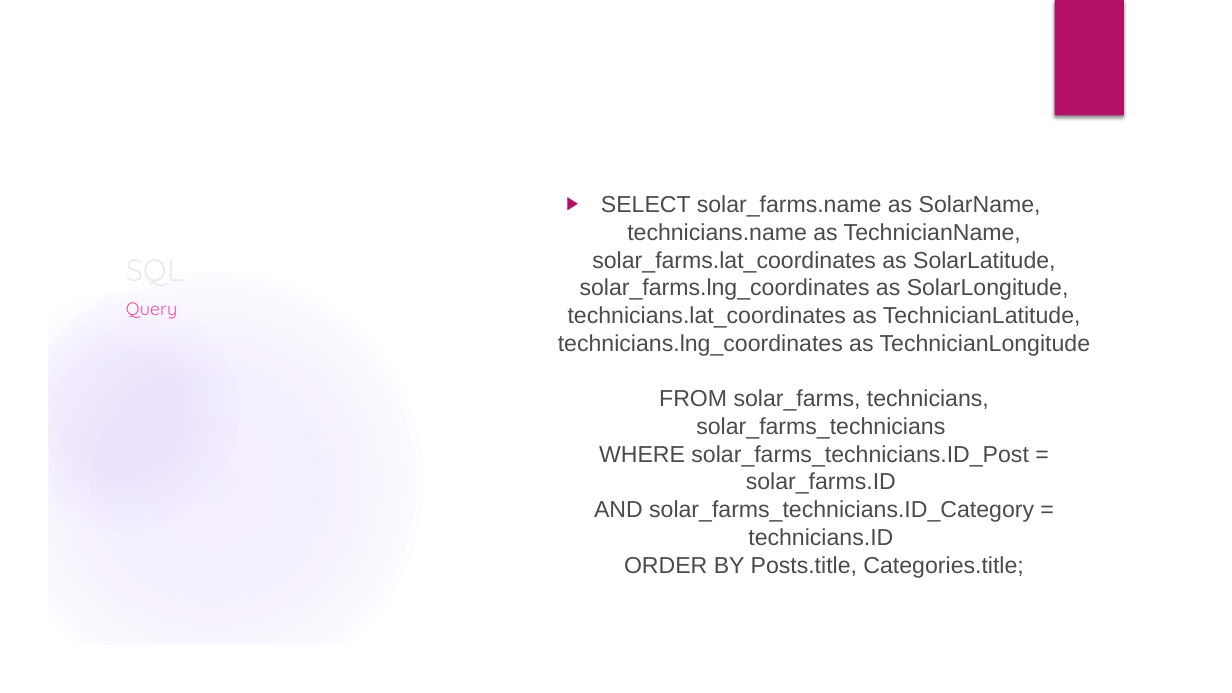
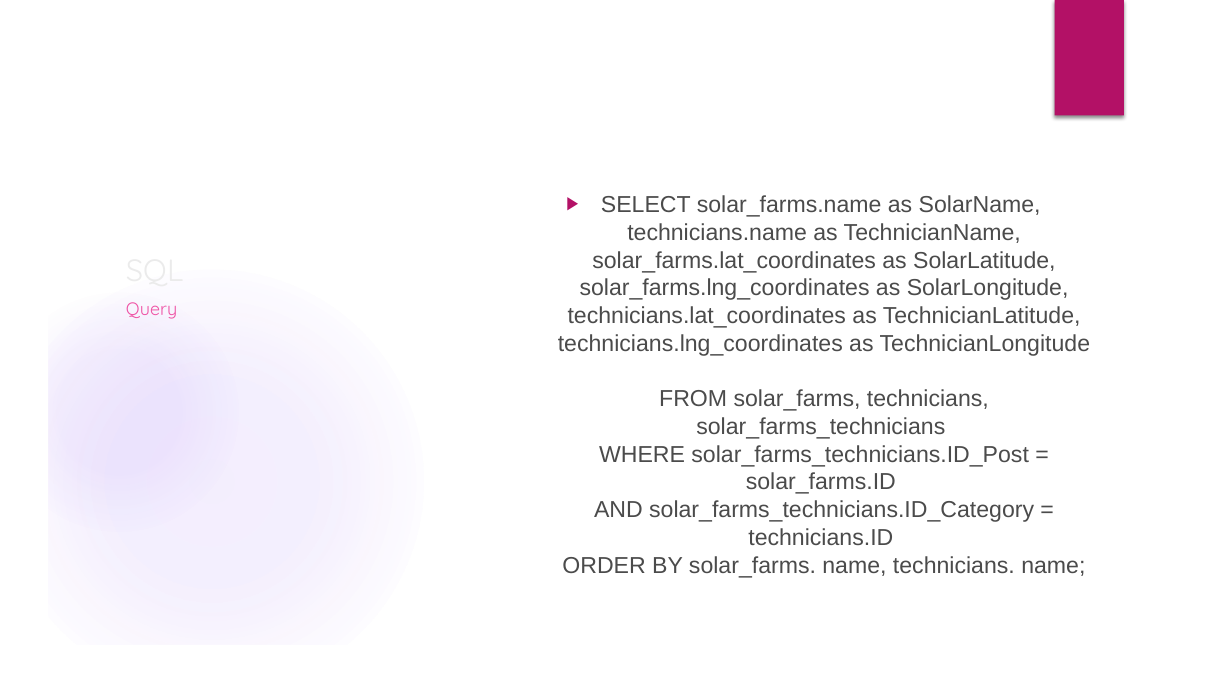
Before and after one commit to alejandroAvalos/react-maps, a slide deck: slide 3 of SQL.pptx. Drawn at 1232x693 pixels with LibreOffice and Linux fonts; fonts in the diff are those of the drawing; background and template pictures are left out. Boxes give left, top, right and bottom in pixels: in the first picture for what was removed or moved away, otherwise in the second. Text is boxed around its words. In the diff, an @@ line names an element or a change of style, - is before the commit and + after.

Commit message:
Fixing content
Fixing content

```diff
--- a/SQL.pptx
+++ b/SQL.pptx
@@ text at [558, 195, 1091, 578]: text changed @@
-▶ SELECT solar_farms.name as SolarName,
-  technicians.name as TechnicianName, solar_farms.lat_coordinates as SolarLatitude, solar_farms.lng_coordinates as SolarLongitude, technicians.lat_coordinates as TechnicianLatitude, technicians.lng_coordinates as TechnicianLongitude
-  FROM solar_farms, technicians, solar_farms_technicians
-  WHERE solar_farms_technicians.ID_Post = solar_farms.ID
-  AND solar_farms_technicians.ID_Category = technicians.ID
-  ORDER BY Posts.title, Categories.title;
+▶ SELECT solar_farms.name as SolarName,
+  technicians.name as TechnicianName, solar_farms.lat_coordinates as SolarLatitude, solar_farms.lng_coordinates as SolarLongitude, technicians.lat_coordinates as TechnicianLatitude, technicians.lng_coordinates as TechnicianLongitude
+  FROM solar_farms, technicians, solar_farms_technicians
+  WHERE solar_farms_technicians.ID_Post = solar_farms.ID
+  AND solar_farms_technicians.ID_Category = technicians.ID
+  ORDER BY solar_farms. name, technicians. name;
```
